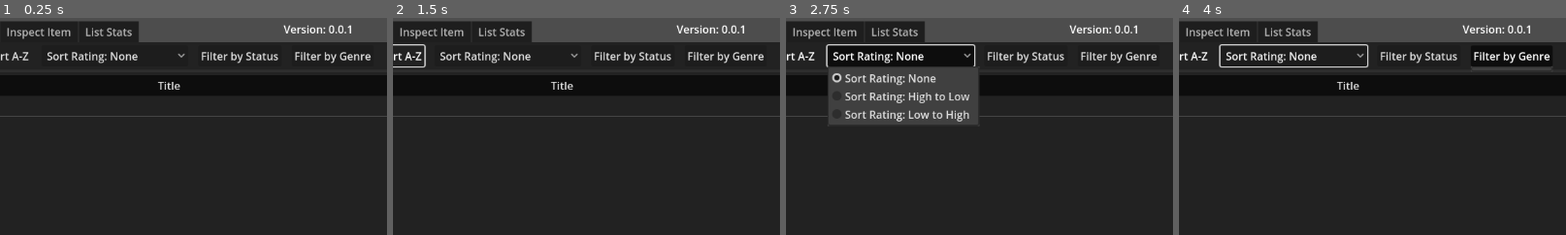
Above: before the commit, frames 1-4 (left to right).
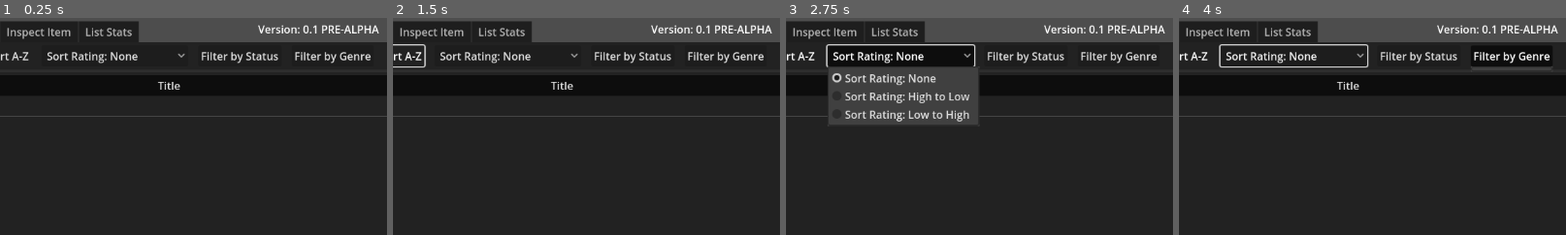
Above: after the commit, the same moments.

Repository: sredniW1234/Anime-Tracker-V2
Game: Godot game, scene res://Scenes/anime_list.tscn
Two runs of this game, one before a commit and one after it. Both use one fixed random seed, a clock stepped at 60 frames per second and the inputs below.
Inputs:
- Up to frame 1 (0.25 s): no input
- Up to frame 2 (1.5 s): click "File" at 0.5 s; click "Sort A-Z" at 1.25 s
- Up to frame 3 (2.75 s): click "Sort Rating: None" at 2 s
- Up to frame 4 (4 s): click "Filter by Status" at 2.75 s; click "Filter by Genre" at 3.5 s
The pictures show only the part of the screen within x 9-59%, y 0-50%; the shares and areas given below are measured in that part.

The runs differ from the first frame. In frame 1, 0.7% of the frame differs, in the area x 66-98%, y 3-8%; in frame 2, 0.7%; in frame 3, 0.7%; in frame 4, 0.7%.

Commit message:
Started UI integration.

Diff:
--- a/Scenes/anime_list.tscn
+++ b/Scenes/anime_list.tscn
@@ -5,7 +5,7 @@
 [ext_resource type="Script" path="res://Scripts/item_type_option.gd" id="2_0srl7"]
 [ext_resource type="Texture2D" uid="uid://c1v86e1ekqy15" path="res://Concepts/View List Concept.png" id="2_03v5c"]
 [ext_resource type="Texture2D" uid="uid://ban3wrrrbvouj" path="res://Assets/icons/series.svg" id="3_p4swl"]
-[ext_resource type="PackedScene" uid="uid://crdf22c6jligh" path="res://Scenes/season_item_inspect_view.tscn" id="3_p4wpx"]
+[ext_resource type="PackedScene" uid="uid://crdf22c6jligh" path="res://Scenes/item_inspect_view.tscn" id="3_p4wpx"]
 [ext_resource type="Texture2D" uid="uid://csbqc8m2n7huu" path="res://Assets/icons/movie.svg" id="3_yjbxd"]
 [ext_resource type="Texture2D" uid="uid://ce37y3t0psfho" path="res://Assets/icons/book.svg" id="5_wicgw"]
 
@@ -39,7 +39,7 @@
 layout_mode = 2
 size_flags_horizontal = 4
 size_flags_vertical = 0
-text = "Version: 0.0.1"
+text = "Version: 0.1 PRE-ALPHA"
 
 [node name="TabContainer" type="TabContainer" parent="PanelContainer/MarginContainer"]
 layout_mode = 2
@@ -133,7 +133,8 @@
 [node name="Tree" type="Tree" parent="PanelContainer/MarginContainer/TabContainer/View List/VBoxContainer"]
 layout_mode = 2
 size_flags_vertical = 3
-drop_mode_flags = 3
+columns = 3
+column_titles_visible = true
 select_mode = 1
 script = ExtResource("1_3oy5k")
 
--- a/Scenes/season_item_inspect_view.tscn
+++ b/Scenes/item_inspect_view.tscn
@@ -1,13 +1,14 @@
-[gd_scene load_steps=12 format=3 uid="uid://crdf22c6jligh"]
+[gd_scene load_steps=13 format=3 uid="uid://crdf22c6jligh"]
 
 [ext_resource type="Texture2D" uid="uid://oipshqps4kt7" path="res://Assets/icons/wallpaper.svg" id="1_l7gcx"]
+[ext_resource type="Script" path="res://Scripts/item_inspect_view.gd" id="1_wa1ar"]
 [ext_resource type="Script" path="res://addons/calendar_button/scripts/calendar_script.gd" id="2_e074j"]
 [ext_resource type="Script" path="res://Scripts/DateButton.gd" id="2_rpld4"]
 [ext_resource type="Texture2D" uid="uid://cj4i8hi4uih8m" path="res://Concepts/Inspect List Concept.png" id="2_uqnn7"]
 [ext_resource type="Texture2D" uid="uid://c1njaripxvhel" path="res://addons/calendar_button/btn_img/btn_32x32_03.png" id="3_hmpcg"]
 [ext_resource type="Texture2D" uid="uid://kuiuh5vlocbs" path="res://addons/calendar_button/btn_img/btn_32x32_04.png" id="4_4wemu"]
 
-[sub_resource type="Image" id="Image_dv8bm"]
+[sub_resource type="Image" id="Image_4hgl7"]
 data = {
 "data": PackedByteArray(0, 0, 0, 0, 0, 0, 0, 0, 0, 0, 0, 0, 0, 0, 0, 0, 0, 0, 0, 0, 0, 0, 0, 0, 0, 0, 0, 0, 0, 0, 0, 0, …(13025 unchanged characters)…
 "format": "RGBA8",
@@ -38,13 +39,14 @@
 corner_radius_bottom_right = 15
 corner_radius_bottom_left = 15
 
-[node name="SeasonItemInspectView" type="Control"]
+[node name="ItemInspectView" type="Control"]
 layout_mode = 3
 anchors_preset = 15
 anchor_right = 1.0
 anchor_bottom = 1.0
 grow_horizontal = 2
 grow_vertical = 2
+script = ExtResource("1_wa1ar")
 
 [node name="MarginContainer" type="MarginContainer" parent="."]
 layout_mode = 1
@@ -107,7 +109,7 @@
 [node name="RatingLabel" type="Label" parent="MarginContainer/VBoxContainer/PanelContainer/MarginContainer/HSplitContainer/VBoxContainer"]
 layout_mode = 2
 theme_override_font_sizes/font_size = 20
-text = "Rating: x/10"
+text = "Rating: 0.0/10"
 
 [node name="RatingSlider" type="HSlider" parent="MarginContainer/VBoxContainer/PanelContainer/MarginContainer/HSplitContainer/VBoxContainer"]
 clip_contents = true
@@ -176,6 +178,7 @@
 [node name="CurrentEpisode" type="SpinBox" parent="MarginContainer/VBoxContainer/PanelContainer2/MarginContainer/HBoxContainer"]
 layout_mode = 2
 size_flags_horizontal = 4
+editable = false
 
 [node name="Label2" type="Label" parent="MarginContainer/VBoxContainer/PanelContainer2/MarginContainer/HBoxContainer"]
 layout_mode = 2
@@ -309,3 +312,6 @@
 position = Vector2(502.222, 282.5)
 scale = Vector2(0.812222, 0.812222)
 texture = ExtResource("2_uqnn7")
+
+[connection signal="text_changed" from="MarginContainer/VBoxContainer/PanelContainer/MarginContainer/HSplitContainer/SeasonName" to="." method="_on_season_name_text_changed"]
+[connection signal="value_changed" from="MarginContainer/VBoxContainer/PanelContainer/MarginContainer/HSplitContainer/VBoxContainer/RatingSlider" to="." method="_on_rating_slider_value_changed"]
--- a/Scripts/GeneralManager.gd
+++ b/Scripts/GeneralManager.gd
@@ -1,5 +1,11 @@
 extends Node
 
-@export var currently_selected: GeneralItem = null
+@export var currently_selected: GeneralItem:
+	set(selection):
+		currently_selected = selection
+		if currently_selected:
+			emit_signal("selected_changed", currently_selected)
 @export var TYPES: Array = [SeasonItem, MovieItem, BookItem]
 @export var add_type: int = 0
+
+signal selected_changed(currently_selected: GeneralItem)
--- /dev/null
+++ b/Scripts/item_inspect_view.gd
@@ -0,0 +1,26 @@
+extends Control
+
+@onready var season_name: LineEdit = $MarginContainer/VBoxContainer/PanelContainer/MarginContainer/HSplitContainer/SeasonName
+@onready var rating_slider: HSlider = $MarginContainer/VBoxContainer/PanelContainer/MarginContainer/HSplitContainer/VBoxContainer/RatingSlider
+var item: GeneralItem = null
+@onready var rating_label: Label = $MarginContainer/VBoxContainer/PanelContainer/MarginContainer/HSplitContainer/VBoxContainer/RatingLabel
+
+func _ready() -> void:
+	Manager.connect("selected_changed", load_view)
+
+
+func load_view(current_item: GeneralItem):
+	item = current_item
+	season_name.text = item.item_name
+	rating_slider.value = item.rating
+	rating_slider.emit_signal("value_changed", rating_slider.value)
+
+func _on_rating_slider_value_changed(value: float) -> void:
+	rating_label.text = "Rating: %s/10" % (str(value) + (".0" if int(value) == value else ""))
+	if item:
+		item.rating = value
+
+
+func _on_season_name_text_changed(new_text: String) -> void:
+	if item:
+		item.item_name = new_text
Not shown: 2 places in Scenes/item_inspect_view.tscn that only renumber resources
